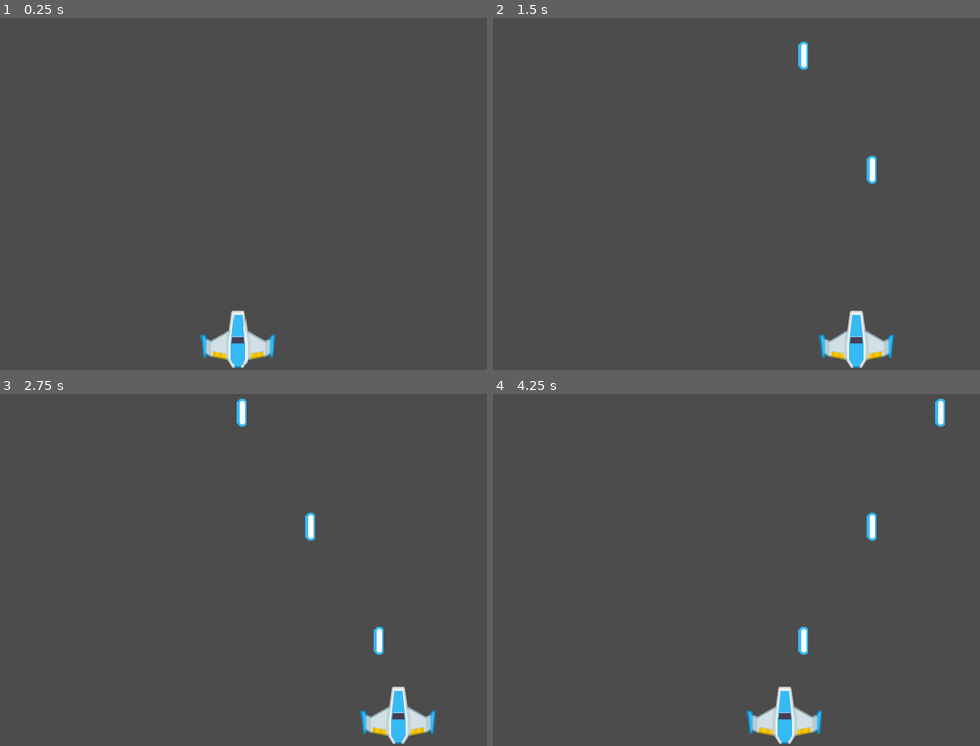
Above: before the commit, frames 1-4 (two rows, left to right).
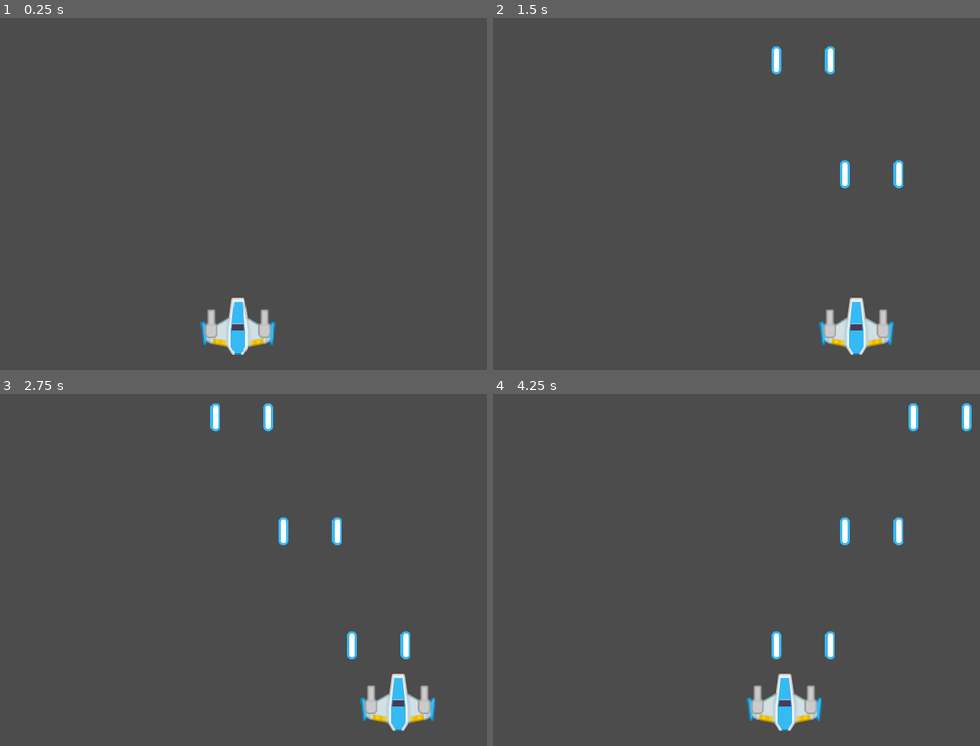
Above: after the commit, the same moments.

Repository: Azuos0/Godot_GameDev
Game: Godot game, scene res://Scenes/Main.tscn
The game is run twice, just before and just after one commit, with the same random seed, the same clock (stepped at 60 frames per second) and the same inputs.
Inputs:
- Up to frame 1 (0.25 s): no input
- Up to frame 2 (1.5 s): tap Enter at 0.5 s; hold Right (Direita) 0.53-1.28 s; hold Space (Tiro) 0.53-1.28 s; hold Left (Esquerda) from 1.28 s (still down); tap Space (Tiro) at 1.35 s
- Up to frame 3 (2.75 s): release Left (Esquerda) at 2.03 s; hold Right (Direita) from 2.03 s (still down); hold Space (Tiro) from 2.03 s (still down)
- Up to frame 4 (4.25 s): release Space (Tiro) at 2.78 s; tap Space (Tiro) at 2.85 s; release Right (Direita) at 3.53 s; hold Left (Esquerda) from 3.53 s (still down); hold Space (Tiro) from 3.53 s (still down)

The runs differ from the first frame. In frame 1, 1.8% of the frame differs, in the area x 41-57%, y 79-100%; in frame 2, 2.7%; in frame 3, 3.1%, in the area x 43-90%, y 1-100%; in frame 4, 3.1%.

Commit message:
Step 3: Adding some weapons part2

Diff:
--- a/Space Shooter/Scenes/Nave.tscn
+++ b/Space Shooter/Scenes/Nave.tscn
@@ -1,12 +1,41 @@
-[gd_scene load_steps=3 format=2]
+[gd_scene load_steps=4 format=2]
 
 [ext_resource path="res://Scripts/Nave.gd" type="Script" id=1]
 [ext_resource path="res://images/PNG/playerShip1_blue.png" type="Texture" id=2]
+[ext_resource path="res://images/PNG/Parts/gun06.png" type="Texture" id=3]
 
 [node name="Nave" type="Node2D" index="0"]
 
+position = Vector2( 0, 1.76051 )
 script = ExtResource( 1 )
+_sections_unfolded = [ "Transform" ]
 
 [node name="Sprite" type="Sprite" parent="." index="0"]
 
+position = Vector2( 0, -16.7248 )
 texture = ExtResource( 2 )
+_sections_unfolded = [ "Offset", "Transform" ]
+
+[node name="CanhaoE" type="Sprite" parent="." index="1"]
+
+position = Vector2( -35, -20 )
+texture = ExtResource( 3 )
+flip_v = true
+_sections_unfolded = [ "Offset", "Transform" ]
+
+[node name="CanhaoD" type="Sprite" parent="." index="2"]
+
+position = Vector2( 35, -20 )
+texture = ExtResource( 3 )
+flip_v = true
+_sections_unfolded = [ "Transform" ]
+
+[node name="PosCanhaoE" type="Position2D" parent="." index="3"]
+
+position = Vector2( -35, -49 )
+_sections_unfolded = [ "Transform" ]
+
+[node name="PosCanhaoD" type="Position2D" parent="." index="4"]
+
+position = Vector2( 35, -49 )
+_sections_unfolded = [ "Transform" ]
--- a/Space Shooter/Scripts/Nave.gd
+++ b/Space Shooter/Scripts/Nave.gd
@@ -36,14 +36,13 @@
 		e = 0
 
 	#atualização da posição da nave
-	position += Vector2(vel,0) * delta * (d + e)
+	position += Vector2(1,0) * vel * delta * (d + e)
 
 	#Disparo do laser
 	if Input.is_action_pressed("Tiro"):
 		if ultimo_disparo <= 0:
-			var tiro = pre_tiro.instance()
-			tiro.global_position = global_position + (Vector2(0, -1) * (textura.y/2 + textura.y/4))
-			get_parent().add_child(tiro)
+			disparar(get_node("CanhaoE"))
+			disparar(get_node("CanhaoD"))
 			ultimo_disparo = intervalo
 			pass
 		pass
@@ -56,3 +55,9 @@
 
 
 	pass
+
+func disparar(node):
+	var tiro = pre_tiro.instance()
+	tiro.global_position = node.global_position + Vector2(0, -30)
+	get_parent().add_child(tiro)
+	pass
